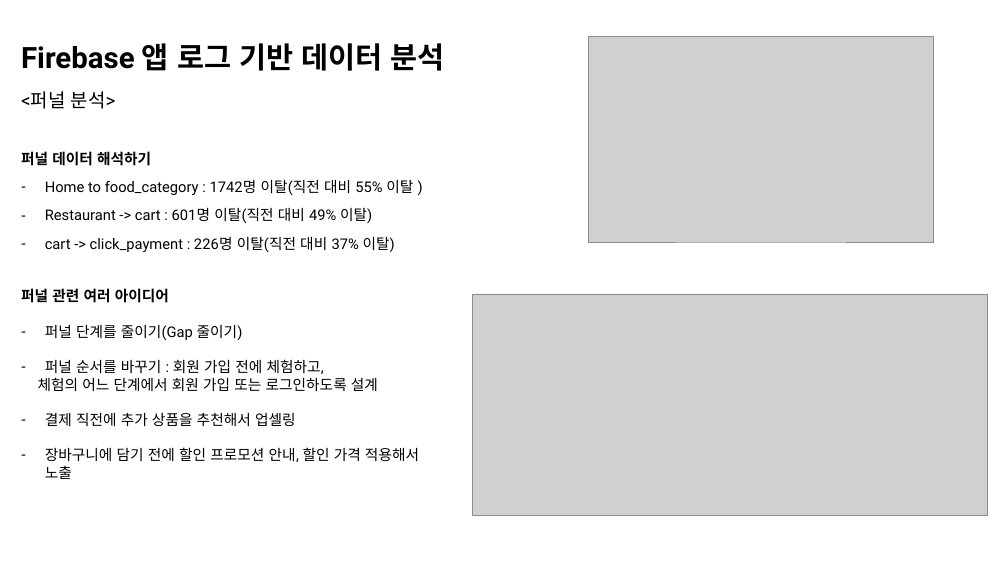
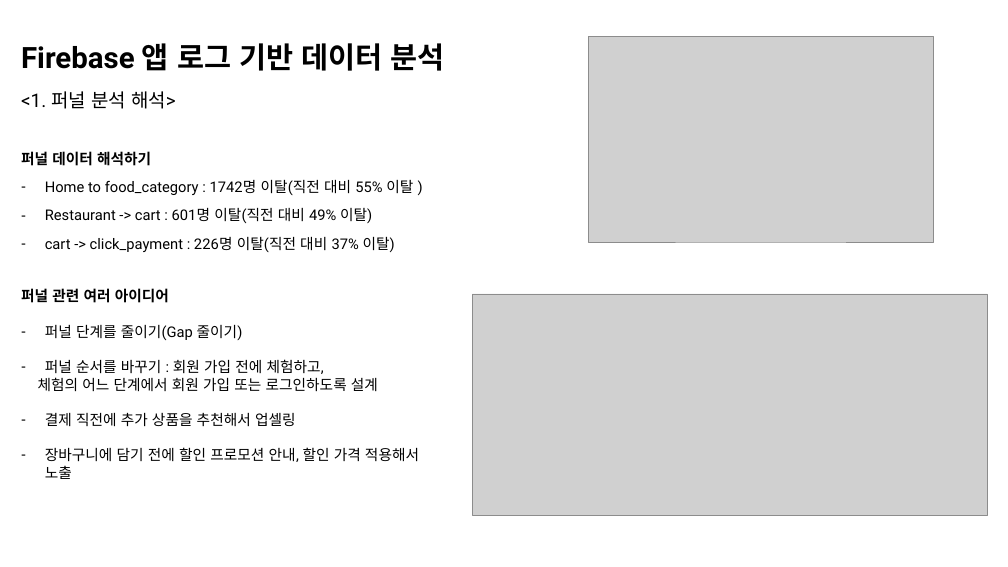
Before and after one commit to Indongspace/Personal_project, a slide deck: slide 5 of 앱 로그 데이터 분석.pptx (slide 4 before the commit). Drawn at 1008x567 pixels with LibreOffice and Linux fonts; fonts in the diff are those of the drawing; grey boxes stand for pictures. Boxes give left, top, right and bottom in pixels: in the first picture for what was removed or moved away, otherwise in the second. Text is boxed around its words. In the diff, an @@ line names an element or a change of style, - is before the commit and + after.

```diff
--- a/앱 로그 데이터 분석.pptx
+++ b/앱 로그 데이터 분석.pptx
@@ text at box(21, 91, 176, 109): text changed @@
-<퍼널 분석>
+<1. 퍼널 분석 해석>
```
Also in this commit, not shown: 9 other slides changed, 8 slides added, 2 other files.
